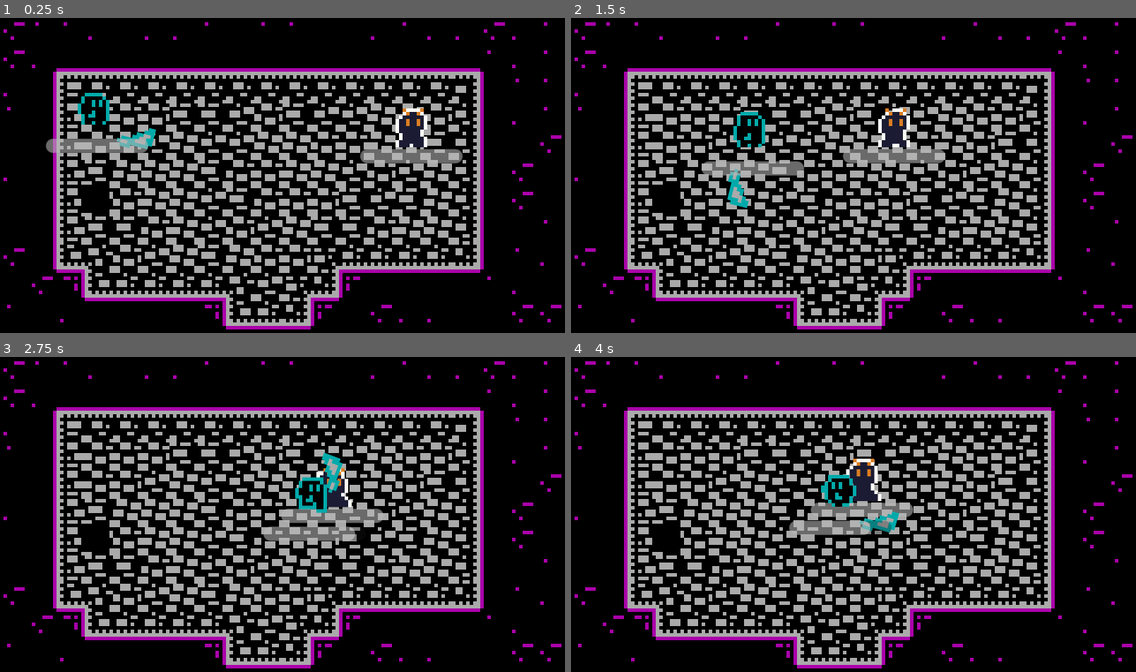
Above: before the commit, frames 1-4 (two rows, left to right).
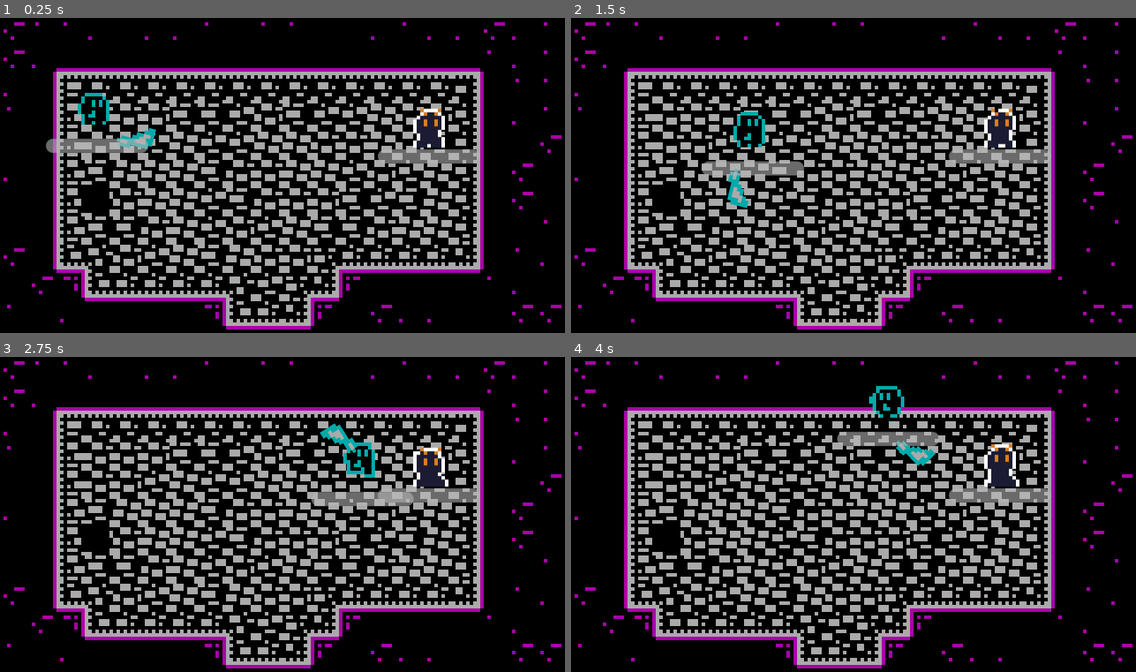
Above: after the commit, the same moments.

Repository: Renan-G-projec/DungeonWarrior
Game: Godot game, scene res://scenes/main.tscn
The game is run twice, just before and just after one commit, with the same random seed, the same clock (stepped at 60 frames per second) and the same inputs. The engine's default icon, where the game draws it, is replaced by a stand-in: a white triangle on a blue panel in a dark square.
Inputs (mouse positions are in pixels of both pictures, inside the frame that each line leads up to):
- Up to frame 1 (0.25 s): no input
- Up to frame 2 (1.5 s): tap Enter at 0.5 s; move the mouse to (977, 159) at 0.52 s; hold D (walk_right) 0.53-1.28 s; tap E (Interact) at 0.6 s; click (977, 159) at 0.67 s; move the mouse to (740, 191) at 1.27 s; hold S (walk_down) from 1.28 s (still down); click (740, 191) at 1.35 s
- Up to frame 3 (2.75 s): move the mouse to (339, 442) at 2.02 s; release S (walk_down) at 2.03 s; hold D (walk_right) from 2.03 s (still down); tap Shift (dash) at 2.1 s
- Up to frame 4 (4 s): move the mouse to (825, 577) at 2.77 s; release D (walk_right) at 2.78 s; hold W (walk_up) 2.78-3.53 s; tap Alt at 2.85 s; click (825, 577) at 2.92 s; move the mouse to (1023, 561) at 3.52 s; hold A (walk_left) from 3.53 s (still down); tap E (Interact) at 3.6 s

The runs differ from the first frame. In frame 1, 1.1% of the frame differs, in the area x 63-85%, y 28-47%; in frame 2, 2.2%; in frame 3, 4.0%; in frame 4, 4.3%, in the area x 38-85%, y 9-57%.

Commit message:
refactor: Changed enemybased logic from component follow player to state machine with raycast. AMDG

Diff:
--- a/features/components/follow_player_component.gd
+++ b/features/components/follow_player_component.gd
@@ -47,8 +47,8 @@
 		return
 	for i in body.get_slide_collision_count():
 		var collision: KinematicCollision2D = body.get_slide_collision(i)
-		if collision.get_collider() == player:
-			var player_health := player.get_node_or_null("HealthComponent") as HealthComponent
+		if collision.get_collider() is Player:
+			var player_health := collision.get_node_or_null("HealthComponent") as HealthComponent
 			if player_health:
 				player_health.take_damage(damage, body)
 				cooldown_time = attack_cooldown
--- a/features/enemies/enemy_base.gd
+++ b/features/enemies/enemy_base.gd
@@ -2,9 +2,55 @@
 class_name EnemyBase
 extends CharacterBody2D
 
+enum State {
+	IDLE,
+	GOING_TO_PLAYER,
+	CONFUSED
+}
+
+const SPEED = 100.0
+
+@onready var _target_on_radius: bool = %TriggerArea.has_overlapping_bodies()
+@onready var _target: Node2D = null
+
+var _state: State = State.IDLE
+
+func _physics_process(delta: float) -> void:
+	if _target_on_radius:
+		%VisionToPlayer.target_position = to_local(_target.global_position)
+
+		# The raycast should collide only with the walls. So if a collision happens its not seeing
+		if %VisionToPlayer.collide_with_bodies:
+			_state = State.CONFUSED
+			velocity = Vector2.ZERO
+
+	match _state:
+		State.GOING_TO_PLAYER:
+			if !_target || !_target_on_radius: return
+			var direction: Vector2 = (_target.global_position - global_position).normalized()
+			velocity = direction * SPEED
+
+	move_and_slide()
 
 func _on_health_component_died() -> void:
 	queue_free()
 
 func _on_health_component_took_damage(damage: float) -> void:
 	$FeelComponent.hit_animation(%Sprite)
+
+func _on_trigger_area_body_entered(body: Node2D) -> void:
+	%VisionToPlayer.target_position = to_local(body.global_position)
+
+	var player := body as Player
+	if player:
+		_target_on_radius = true
+	else:
+		_target_on_radius = false
+	_target = player
+
+
+func _on_trigger_area_body_exited(body: Node2D) -> void:
+	_state = State.CONFUSED
+	if body == _target:
+		_target_on_radius = false
+		_target = null
--- a/features/enemies/enemy_base.tscn
+++ b/features/enemies/enemy_base.tscn
@@ -5,9 +5,11 @@
 [ext_resource type="Texture2D" uid="uid://cxf1tuwwkhemw" path="res://features/enemies/base_enemy.png" id="2_wj6k8"]
 [ext_resource type="PackedScene" uid="uid://cr6e8ow0yxrfy" path="res://features/components/lifebar.tscn" id="3_b8rtt"]
 [ext_resource type="Script" uid="uid://bpb1sutj7mvtm" path="res://features/components/feel_component.gd" id="4_xsgr6"]
-[ext_resource type="PackedScene" uid="uid://c4pebvhsq3u1n" path="res://features/components/follow_player_component.tscn" id="6_v3xjv"]
 [ext_resource type="Script" uid="uid://cwiu5p468npnt" path="res://features/components/knockback.gd" id="7_xxw78"]
 [ext_resource type="Script" uid="uid://uwvi4yj2vmqk" path="res://features/components/shoot_component.gd" id="8_wj6k8"]
+
+[sub_resource type="CircleShape2D" id="CircleShape2D_d1p6d"]
+radius = 40.0
 
 [sub_resource type="AtlasTexture" id="AtlasTexture_wj6k8"]
 atlas = ExtResource("2_wj6k8")
@@ -162,6 +164,16 @@
 collision_mask = 49
 script = ExtResource("1_b8rtt")
 
+[node name="TriggerArea" type="Area2D" parent="." unique_id=1655906864]
+unique_name_in_owner = true
+
+[node name="CollisionShape2D" type="CollisionShape2D" parent="TriggerArea" unique_id=1136076360]
+shape = SubResource("CircleShape2D_d1p6d")
+
+[node name="VisionToPlayer" type="RayCast2D" parent="." unique_id=627185894]
+unique_name_in_owner = true
+collision_mask = 16
+
 [node name="Sprite" type="AnimatedSprite2D" parent="." unique_id=1702035286]
 unique_name_in_owner = true
 position = Vector2(-1, -2)
@@ -172,6 +184,8 @@
 [node name="CollisionShape2D" type="CollisionShape2D" parent="." unique_id=216348714]
 shape = SubResource("RectangleShape2D_d1p6d")
 
+[node name="Muzzle" type="Marker2D" parent="." unique_id=1026552834]
+
 [node name="HealthComponent" type="Node" parent="." unique_id=1190549742]
 script = ExtResource("2_valvq")
 max_life = 25.0
@@ -182,21 +196,20 @@
 script = ExtResource("4_xsgr6")
 metadata/_custom_type_script = "uid://bpb1sutj7mvtm"
 
+[node name="Knockback" type="Node" parent="." unique_id=857757227]
+script = ExtResource("7_xxw78")
+
+[node name="ShootComponent" type="Node" parent="." unique_id=1450739105 node_paths=PackedStringArray("muzzle")]
+script = ExtResource("8_wj6k8")
+muzzle = NodePath("../Muzzle")
+
 [node name="Lifebar" parent="." unique_id=1262679545 node_paths=PackedStringArray("bind_health_component") instance=ExtResource("3_b8rtt")]
 offset_top = 6.0
 offset_bottom = 6.0
 bind_health_component = NodePath("../HealthComponent")
 
-[node name="FollowPlayerComponent" parent="." unique_id=1624101257 instance=ExtResource("6_v3xjv")]
-
-[node name="Knockback" type="Node" parent="." unique_id=857757227]
-script = ExtResource("7_xxw78")
-
-[node name="ShootComponent" type="Node" parent="." unique_id=1450739105 node_paths=PackedStringArray("muzzle")]
-script = ExtResource("8_wj6k8")
-muzzle = NodePath("../Muzzle")
-
-[node name="Muzzle" type="Marker2D" parent="." unique_id=1026552834]
-
+[connection signal="area_entered" from="TriggerArea" to="." method="_on_trigger_area_area_entered"]
+[connection signal="body_entered" from="TriggerArea" to="." method="_on_trigger_area_body_entered"]
+[connection signal="body_exited" from="TriggerArea" to="." method="_on_trigger_area_body_exited"]
 [connection signal="died" from="HealthComponent" to="." method="_on_health_component_died"]
 [connection signal="took_damage" from="HealthComponent" to="." method="_on_health_component_took_damage"]
